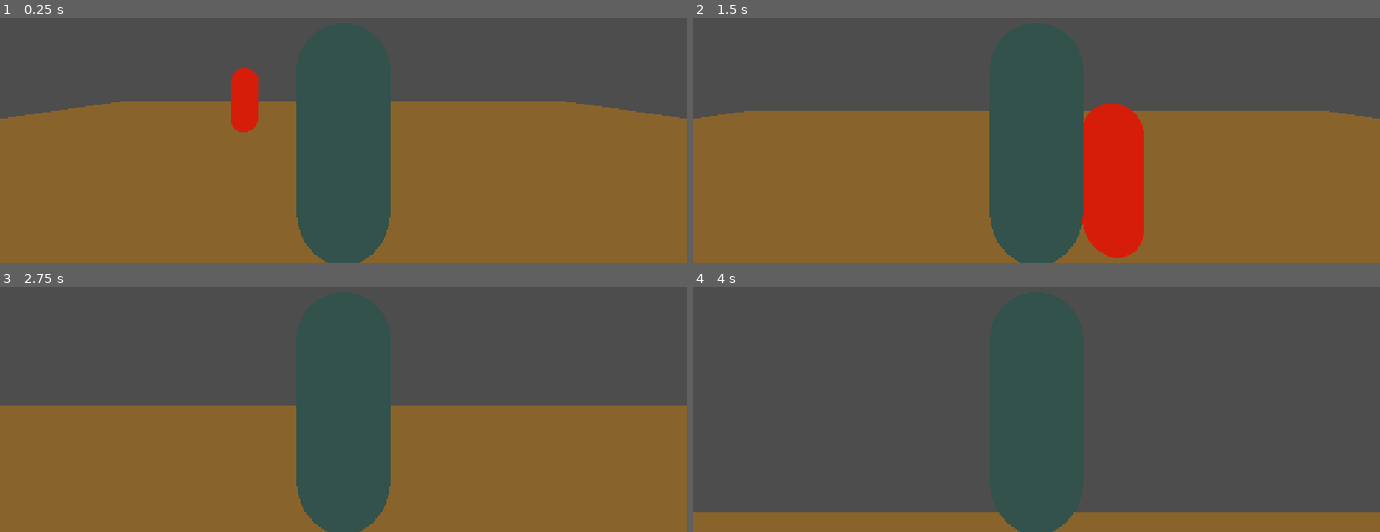
Above: before the commit, frames 1-4 (two rows, left to right).
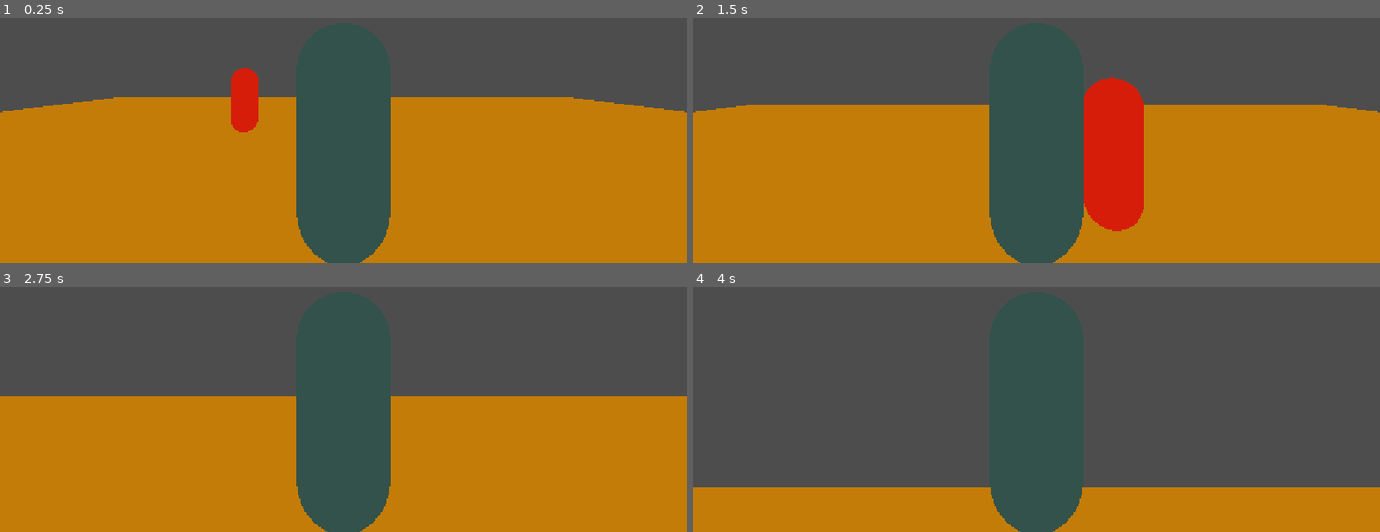
Above: after the commit, the same moments.

Repository: 1sabellavr/Parciar2VideoJuegos
Game: Godot game, scene res://Nivel.tscn
The game is run twice, just before and just after one commit, with the same random seed, the same clock (stepped at 60 frames per second) and the same inputs.
Inputs (mouse positions are in pixels of both pictures, inside the frame that each line leads up to):
- Up to frame 1 (0.25 s): no input
- Up to frame 2 (1.5 s): move the mouse to (1070, 67) at 0.52 s; hold E (accion) 0.53-1.28 s; hold W (move_up) from 0.53 s (still down); tap Enter at 1.25 s; move the mouse to (1002, 71) at 1.27 s; tap E (accion) at 1.35 s
- Up to frame 3 (2.75 s): keep holding W (move_up); move the mouse to (357, 331) at 2.02 s; hold E (accion) from 2.03 s (still down)
- Up to frame 4 (4 s): keep holding W (move_up); move the mouse to (1029, 345) at 2.77 s; release E (accion) at 2.78 s; tap E (accion) at 2.85 s; move the mouse to (1084, 343) at 3.52 s; hold E (accion) from 3.53 s (still down)

The runs differ from the first frame. In frame 1, 57% of the frame differs, in the area x 0-100%, y 32-100%; in frame 2, 53%; in frame 3, 48%; in frame 4, 16%.

Commit message:
personalice el mesh del piso y configuré su colisión

Diff:
--- a/Turno 2/Proyecto_Parcial_Corte2_B/Piso.tscn
+++ b/Turno 2/Proyecto_Parcial_Corte2_B/Piso.tscn
@@ -1,15 +1,22 @@
-[gd_scene load_steps=3 format=3]
+[gd_scene format=3 uid="uid://dc4fu8io5wtdj"]
+
+[sub_resource type="StandardMaterial3D" id="StandardMaterial3D_qws2e"]
+albedo_color = Color(0.77254903, 0.6745098, 0.16470589, 1)
 
 [sub_resource type="BoxMesh" id="BoxMesh_piso"]
+material = SubResource("StandardMaterial3D_qws2e")
 size = Vector3(30, 0.5, 30)
 
 [sub_resource type="BoxShape3D" id="BoxShape3D_piso"]
 size = Vector3(30, 0.5, 30)
 
-[node name="Piso" type="StaticBody3D"]
+[node name="Piso" type="StaticBody3D" unique_id=774625973]
+collision_mask = 2
 
-[node name="MeshInstance3D" type="MeshInstance3D" parent="."]
+[node name="MeshInstance3D" type="MeshInstance3D" parent="." unique_id=165026912]
+transform = Transform3D(1, 0, 0, 0, 1, 0, 0, 0, 1, 0, 0.3010726, 0)
 mesh = SubResource("BoxMesh_piso")
 
-[node name="CollisionShape3D" type="CollisionShape3D" parent="."]
+[node name="CollisionShape3D" type="CollisionShape3D" parent="." unique_id=451910424]
+transform = Transform3D(1, 0, 0, 0, 1, 0, 0, 0, 1, 0, 0.301, 0)
 shape = SubResource("BoxShape3D_piso")
